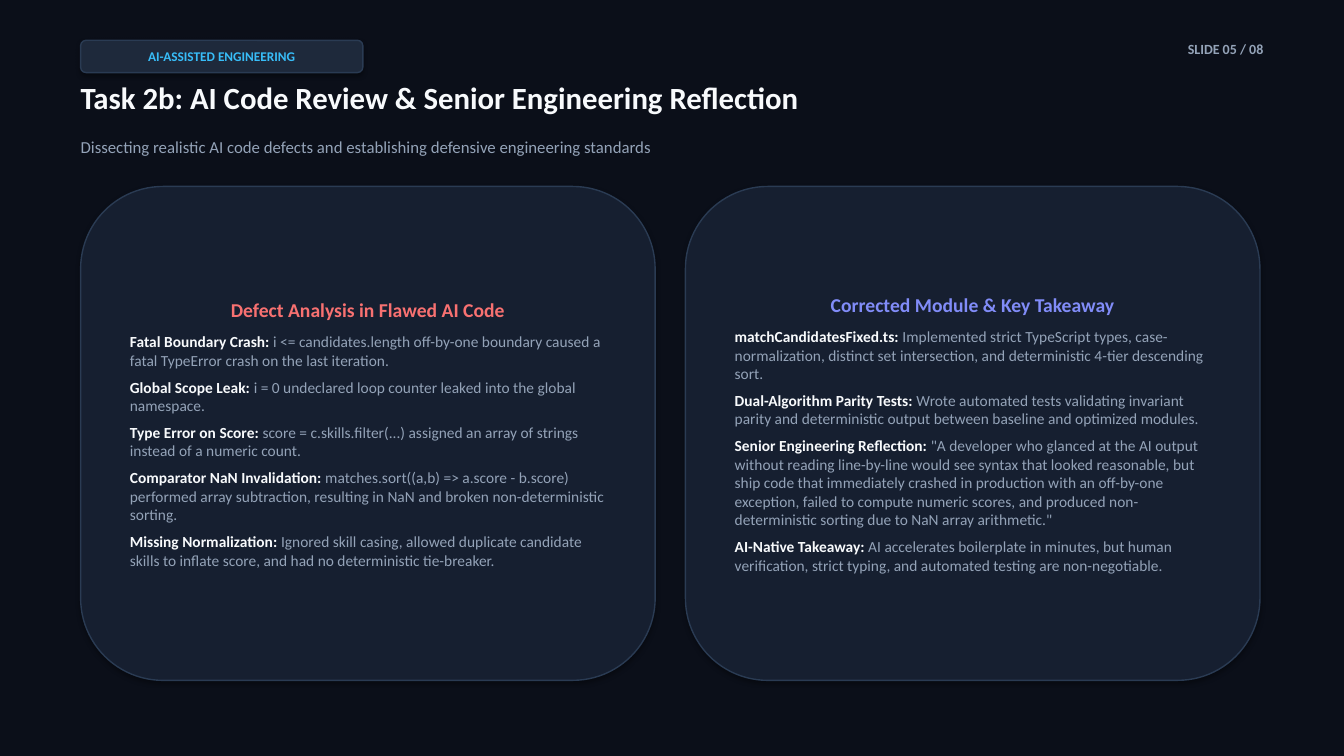
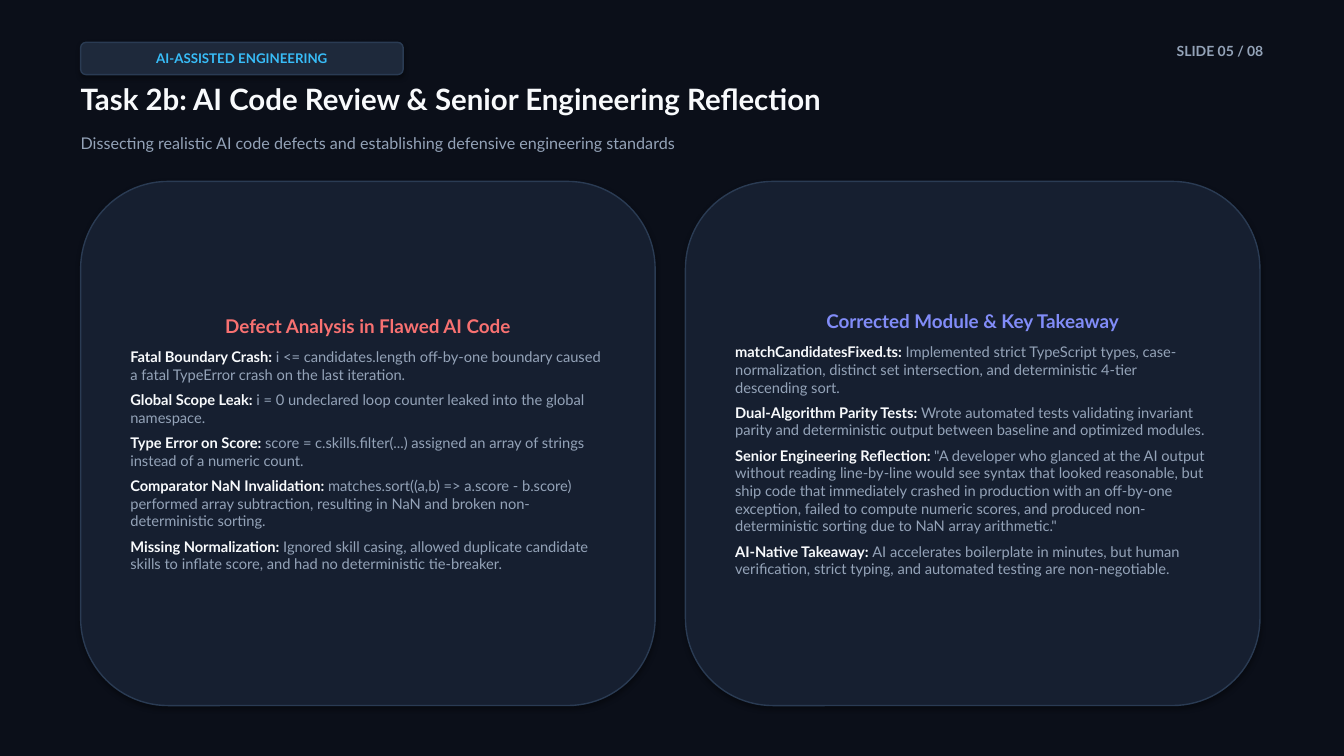
Before and after one commit to Gowtham20065/gccx-candidate-triage, a slide deck: slide 5 of docs/gccx-candidate-triage-presentation.pptx. Drawn at 1344x756 pixels with LibreOffice and Linux fonts; fonts in the diff are those of the drawing. Boxes give left, top, right and bottom in pixels: in the first picture for what was removed or moved away, otherwise in the second. Text is boxed around its words. In the diff, an @@ line names an element or a change of style, - is before the commit and + after.

Commit message:
fix(docs): format and structure PowerPoint presentation geometry and typography

```diff
--- a/docs/gccx-candidate-triage-presentation.pptx
+++ b/docs/gccx-candidate-triage-presentation.pptx
@@ rounded rectangle "AI-ASSISTED ENGINEERING": place and size @@
-rounded rectangle "AI-ASSISTED ENGINEERING" at [81, 40, 363, 73]
+rounded rectangle "AI-ASSISTED ENGINEERING" at [81, 42, 403, 75]
@@ rounded rectangle "AI-ASSISTED ENGINEERING" at [81, 42, 403, 75]: font Calibri to Lato @@
@@ text "SLIDE 05 / 08" at [1177, 46, 1263, 56]: font Calibri to Lato @@
@@ text "SLIDE 05 / 08": place and size @@
-text "SLIDE 05 / 08" at [1188, 44, 1263, 54]
+text "SLIDE 05 / 08" at [1177, 46, 1263, 56]
@@ text "Task 2b: AI Code Review ..." at [81, 88, 821, 115]: size 22 to 21 pt, font Calibri to Lato @@
@@ text "Dissecting realistic AI code defects ..." at [81, 137, 674, 152]: size 12 to 11.5 pt, font Calibri to Lato @@
@@ rounded rectangle "Defect Analysis in Flawed AI ...": place and size @@
-rounded rectangle "Defect Analysis in Flawed AI ..." at [81, 187, 655, 681]
+rounded rectangle "Defect Analysis in Flawed AI ..." at [81, 181, 655, 706]
@@ rounded rectangle "Defect Analysis in Flawed AI ..." at [81, 181, 655, 706]: size 14 to 13.5 pt in "Defect Analysis in Flawed AI Code"; font Calibri to Lato, size 11 to 10.5 pt @@
@@ rounded rectangle "Corrected Module & Key Takeaway": place and size @@
-rounded rectangle "Corrected Module & Key Takeaway" at [686, 187, 1260, 681]
+rounded rectangle "Corrected Module & Key Takeaway" at [686, 181, 1260, 706]
@@ rounded rectangle "Corrected Module & Key Takeaway" at [686, 181, 1260, 706]: size 14 to 13.5 pt in "Corrected Module & Key Takeaway"; font Calibri to Lato, size 11 to 10.5 pt @@
```
Also in this commit, not shown: 7 other slides changed, 1 other file.
